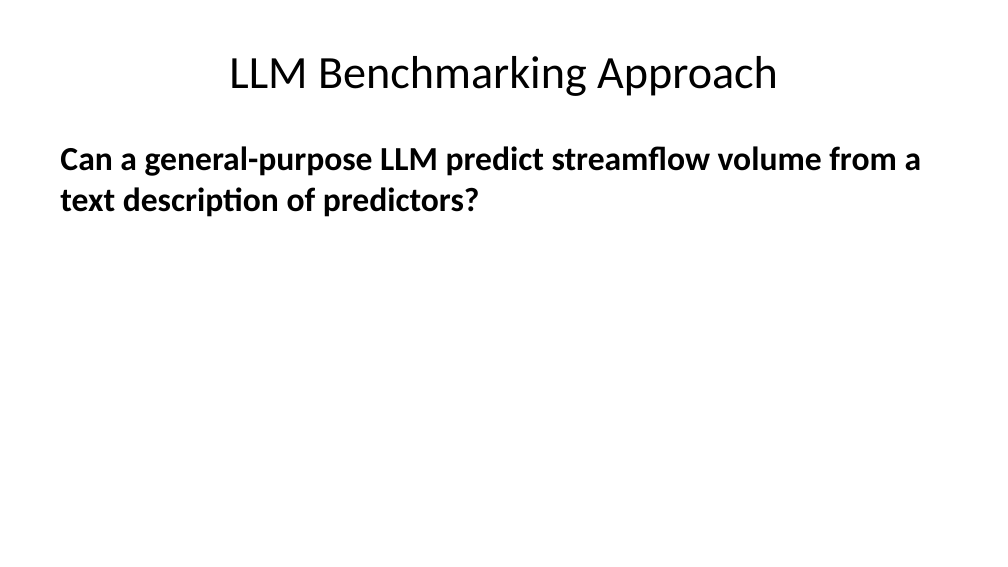
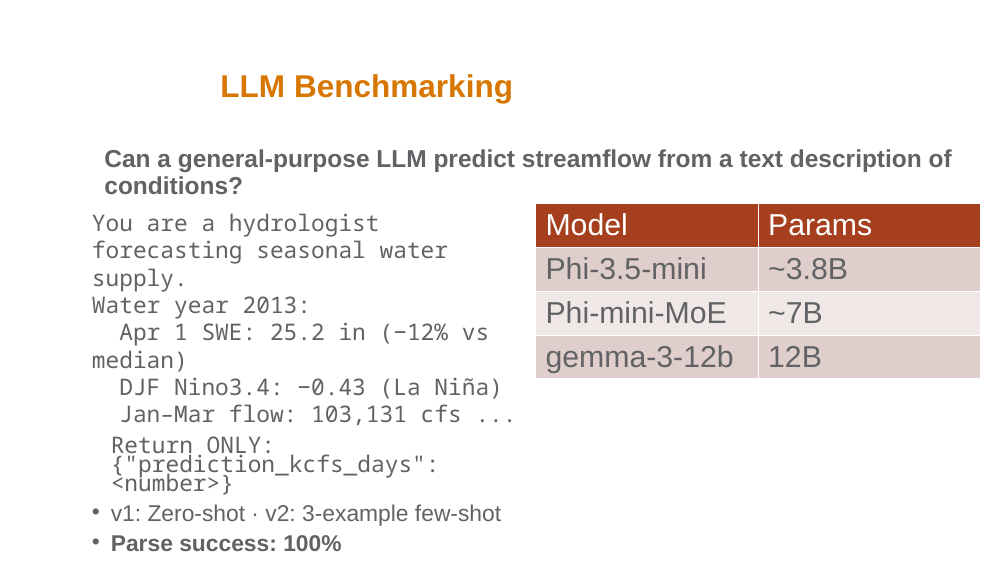
Before and after one commit to victoria-reynolds-pnnl/ESSD_AI_Competition_1, a slide deck: slide 7 of ai_delinquents/week_5_files/presentation.pptx (slide 9 before the commit). Drawn at 1008x567 pixels with LibreOffice and Linux fonts; fonts in the diff are those of the drawing; background and template pictures are left out. Boxes give left, top, right and bottom in pixels: in the first picture for what was removed or moved away, otherwise in the second. Text is boxed around its words. In the diff, an @@ line names an element or a change of style, - is before the commit and + after.

```diff
--- a/ai_delinquents/week_5_files/presentation.pptx
+++ b/ai_delinquents/week_5_files/presentation.pptx
@@ title "LLM Benchmarking" at (x1=220, y1=74, x2=513, y2=103): vertical alignment middle to bottom @@
@@ rectangle added at (x1=347, y1=0, x2=1008, y2=566), fill #FFFFFF @@
@@ title at (x1=220, y1=74, x2=513, y2=103): text changed; size 33 to 22.5 pt; font Calibri to Arial; text colour #000000 to #D77600; bold on @@
-LLM Benchmarking Approach
+LLM Benchmarking
@@ text at (x1=104, y1=149, x2=952, y2=194): text changed; size 24 to 17.5 pt; font Calibri to Arial; text colour #000000 to #616265 @@
-Can a general-purpose LLM predict streamflow volume from a text description of predictors?
+Can a general-purpose LLM predict streamflow from a text description of conditions?
@@ table added at (x1=535, y1=204, x2=981, y2=377), 4 rows, 2 columns @@
+Model | Params
+Phi-3.5-mini | ~3.8B
+Phi-mini-MoE | ~7B
+gemma-3-12b | 12B
@@ text added at (x1=92, y1=213, x2=503, y2=551), 16.3 pt, text #616265 @@
+You are a hydrologist forecasting seasonal water supply.
+Water year 2013:
+Apr 1 SWE: 25.2 in (−12% vs median)
+DJF Nino3.4: −0.43 (La Niña)
+Jan–Mar flow: 103,131 cfs ...
+Return ONLY: {"prediction_kcfs_days": <number>}
+• v1: Zero-shot · v2: 3-example few-shot
+• Parse success: 100%
```
Also in this commit, not shown: 9 other slides changed, 1 slide added, 4 slides removed, 4 other files.
